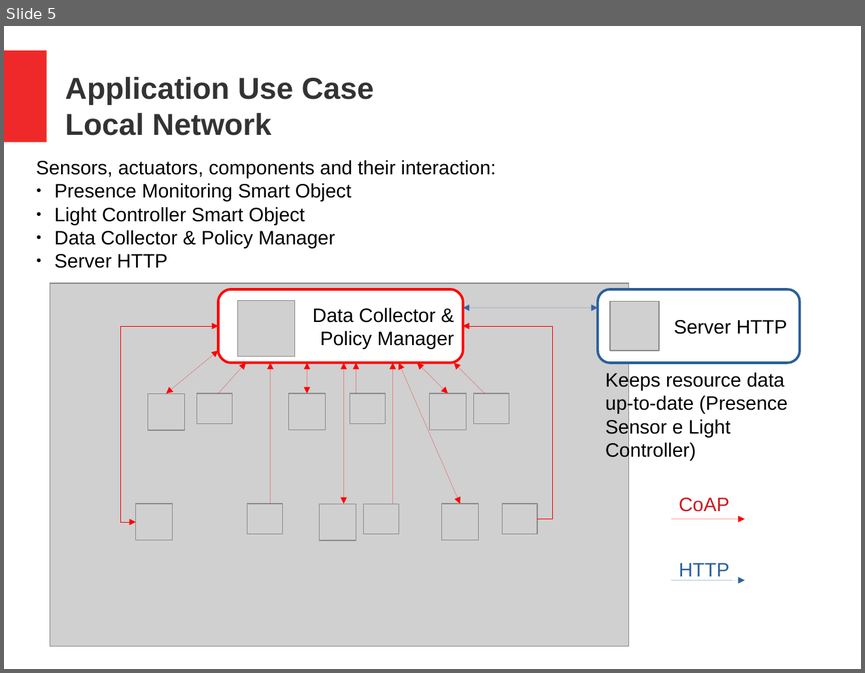
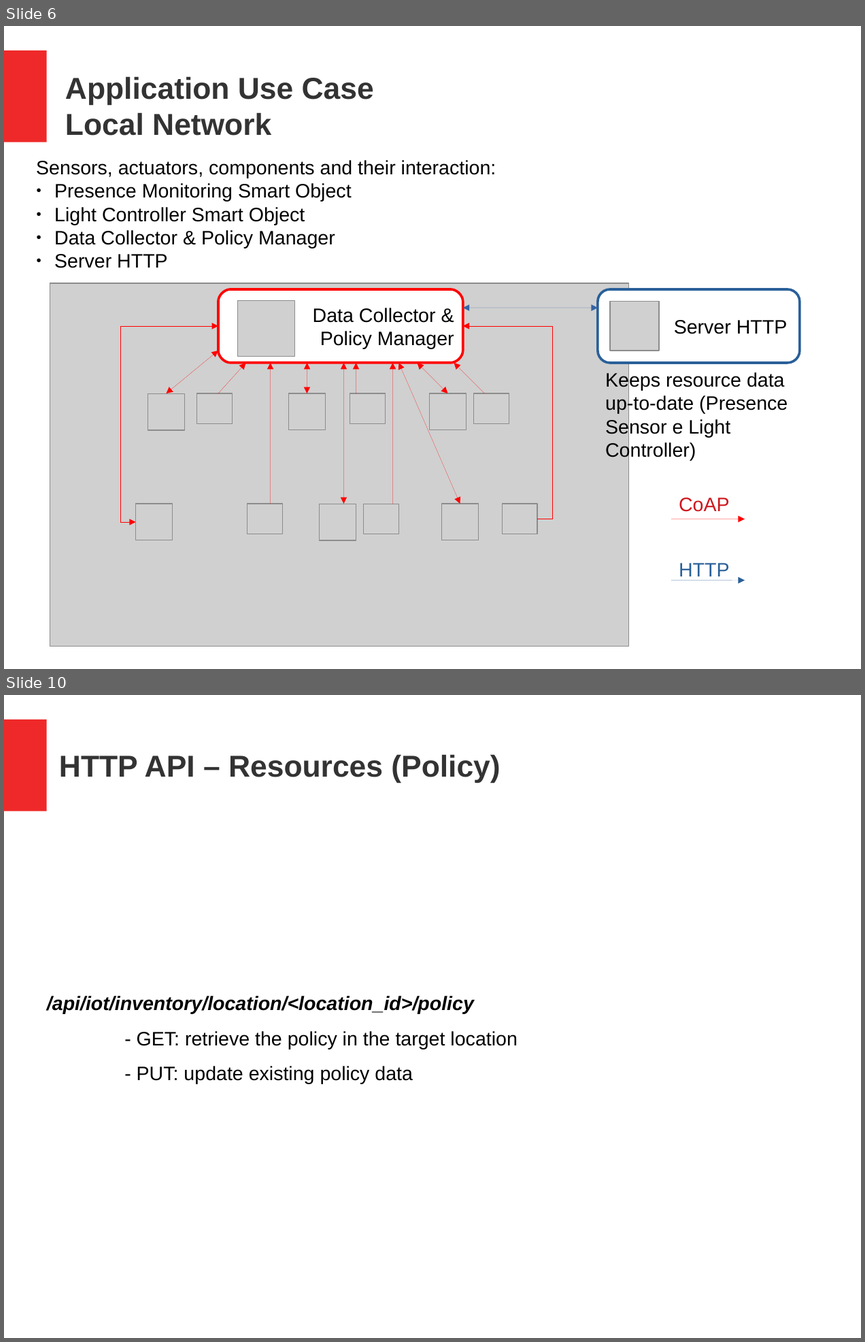
Before and after one commit to MatteoSpaggiari/smartHome, a slide deck: presentazione.odp. Shown one above the other, each under a label of ours: slide 5 before the commit, slides 6 and 10 after it; the slides between them are not shown. The pictures are 865x673 and 865x1342 pixels, drawn with LibreOffice and Linux fonts; fonts in the diff are those of the drawing; grey boxes stand for pictures. Boxes give left, top, right and bottom in pixels: in the first picture for what was removed or moved away, otherwise in the second. Text is boxed around its words. In the diff, an @@ line names an element or a change of style, - is before the commit and + after.

```diff
--- a/presentazione.odp
+++ b/presentazione.odp
@@ slide 10 added at (x1=4, y1=695, x2=861, y2=1338), background #FFFFFF; not listed: 1 template element that a slide beside it also shows @@
@@ title added at (x1=59, y1=754, x2=500, y2=783), 28 pt, text #333333, bold @@
+HTTP API – Resources (Policy)
@@ subtitle added at (x1=47, y1=996, x2=517, y2=1084), 18 pt, text #000000 @@
+/api/iot/inventory/location/<location_id>/policy
+- GET: retrieve the policy in the target location
+- PUT: update existing policy data
@@ what was slide 5 is now slide 6 @@
```
Also in this commit, not shown: 3 slides changed, 2 other slides added, 1 slide removed, 45 other files.
